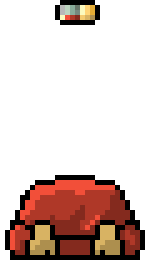
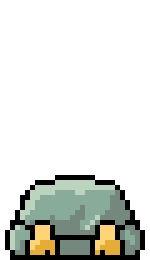
Before/after of a 150 x 260 layered artwork. What changed in the layer stack:
hid "palette" over (55, 0, 100, 25)
renamed "enbas" to "enbas A", painted on it over (10, 0, 140, 255)
